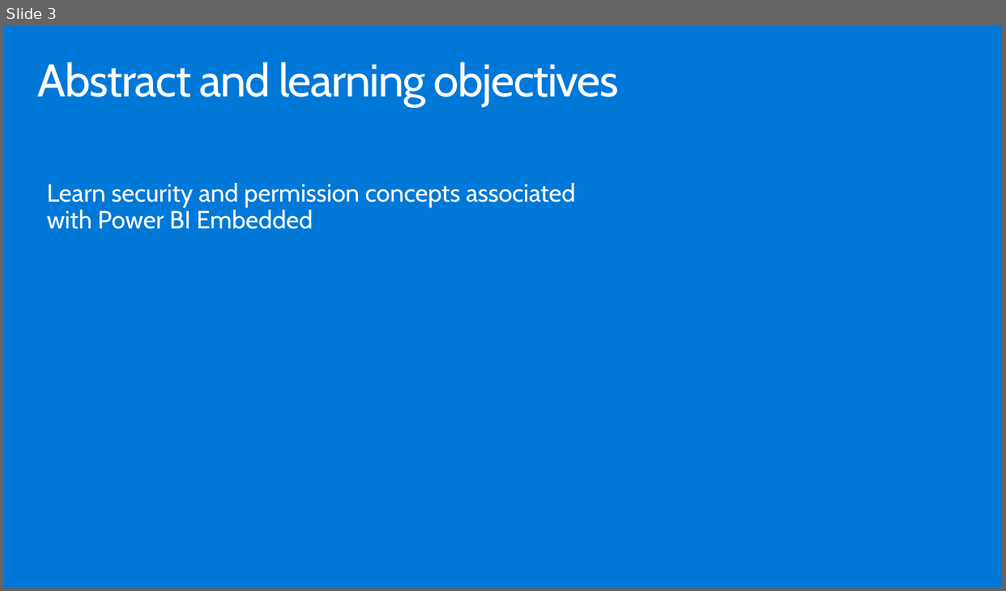
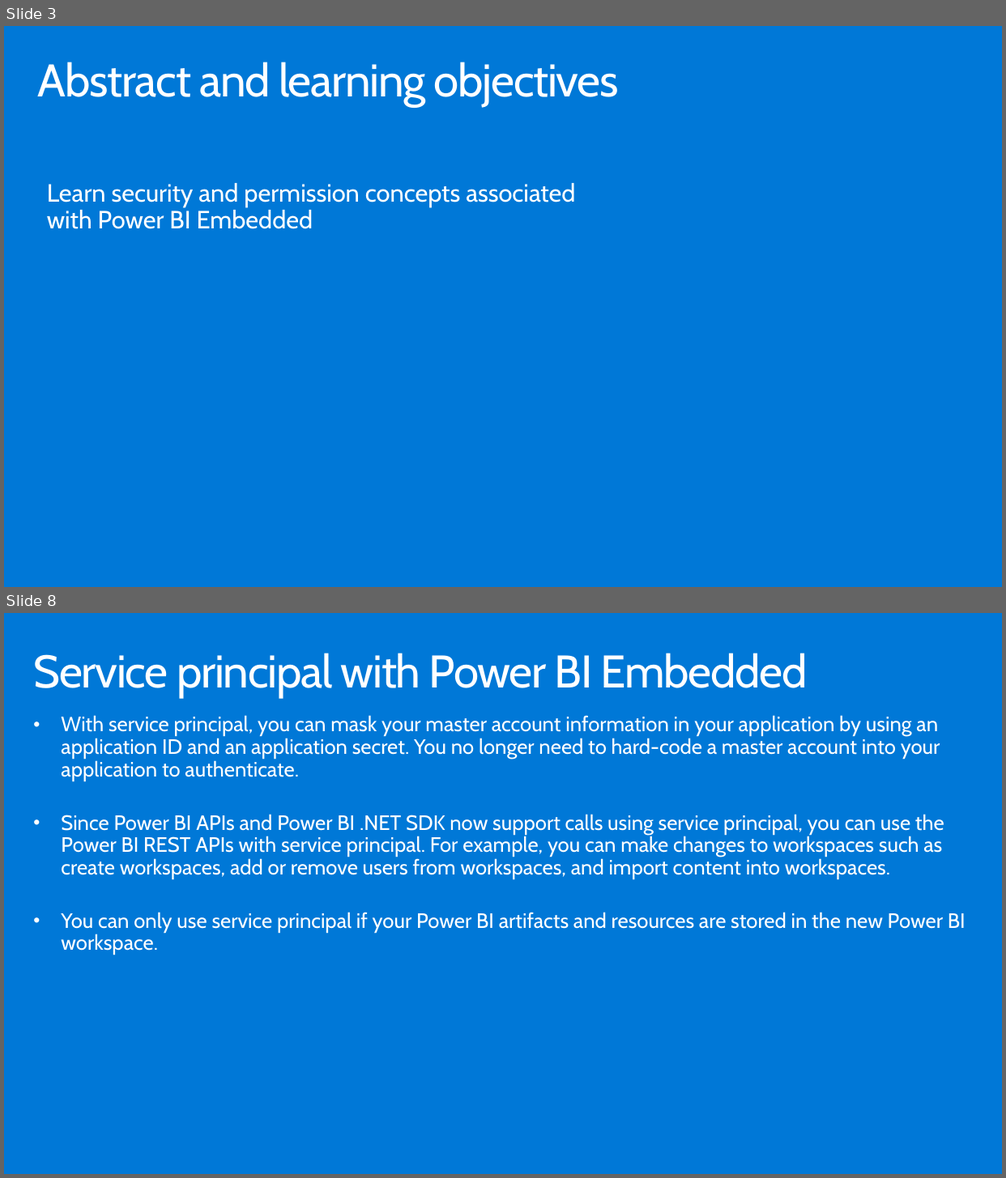
Before and after one commit to hnc198/AzurePowerBI, a slide deck: 4. Hands-on Modules/Embedding/_11. Security and Permissions.pptx. Shown one above the other, each under a label of ours: slide 3 before the commit, slides 3 and 8 after it; the slides between them are not shown. The pictures are 1006x591 and 1006x1178 pixels, drawn with LibreOffice and Linux fonts; fonts in the diff are those of the drawing. Boxes give left, top, right and bottom in pixels: in the first picture for what was removed or moved away, otherwise in the second. Text is boxed around its words. In the diff, an @@ line names an element or a change of style, - is before the commit and + after.

```diff
--- a/4. Hands-on Modules/Embedding/_11. Security and Permissions.pptx
+++ b/4. Hands-on Modules/Embedding/_11. Security and Permissions.pptx
@@ slide 8 added at (4, 613, 1002, 1174), background #0078D7 @@
@@ title added at (33, 653, 808, 698), 44 pt, text #FFFFFF @@
+Service principal with Power BI Embedded
@@ text added at (61, 715, 965, 955), 20 pt, text #FFFFFF @@
+• With service principal, you can mask your master account information in your application by using an application ID and an application secret. You no longer need to hard-code a master account into your application to authenticate.
+• Since Power BI APIs and Power BI .NET SDK now support calls using service principal, you can use the Power BI REST APIs with service principal. For example, you can make changes to workspaces such as create workspaces, add or remove users from workspaces, and import content into workspaces.
+• You can only use service principal if your Power BI artifacts and resources are stored in the new Power BI workspace.
```
Also in this commit, not shown: 1 slide changed, 14 other slides added, 4 slides removed, 4 other files.
